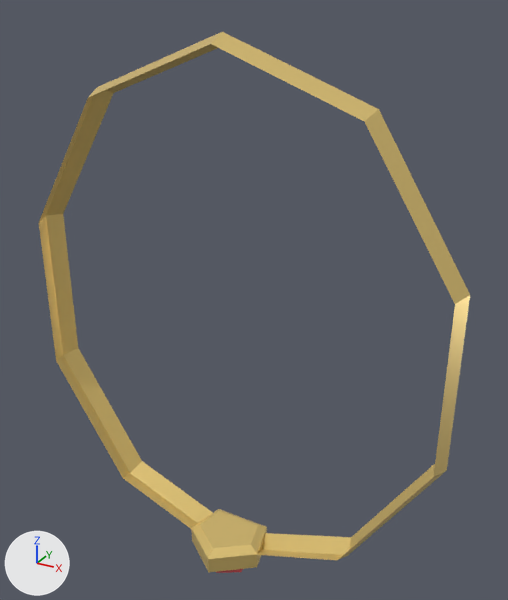
A saved change to the glTF model client/public/models/armour/helm_circlet.glb.
The view is the same before and after, from a 50 mm lens placed at (0.609, -3.745, 0.646), pointed at (0.031, -2.694, 0.121). Lighting does not change. The marker at lower left points along +X, +Y and +Z. The picture after the commit comes second. Vertices at exactly the same position are counted once.

The first picture shows 'Head'.
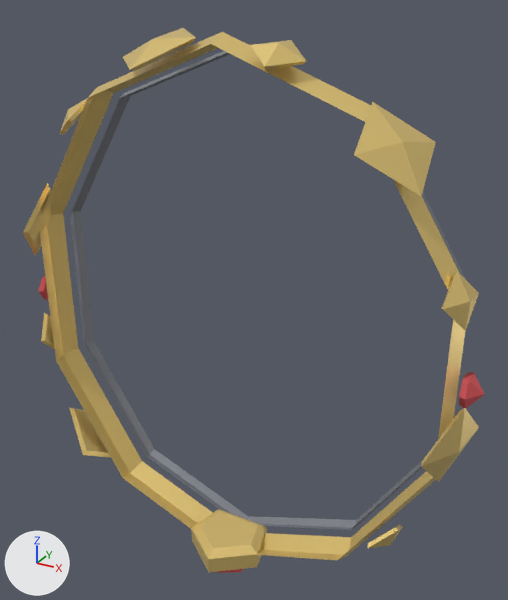
What differs and where, as boxes [x1, y1, x2, y2] in the pictures (508 x 600 px):
'Head', reshaped (7% wider)
    before: [39, 32, 470, 573]
    after: [23, 28, 485, 573]
part 1 of me_head_003, added
    after: [459, 372, 485, 408]
part 2 of me_head_003, added
    after: [38, 276, 48, 300]
part 3 of me_head_003, added
    after: [23, 28, 479, 548]

Diff of the bpy script that builds the scene:
```diff
--- a/client/public/models/armour/helm_circlet.glb.py
+++ b/client/public/models/armour/helm_circlet.glb.py
@@ mat_darksteel @@
+mat_darksteel = bpy.data.materials.new('DarkSteel')
+# nodes: BsdfPrincipled, Mix, OutputMaterial, VertexColor
+# colours: grey #90959e, mixed with the vertex colours
@@ me_head_003 @@
 # used by ob_head; location = (0.0, 0.0, 0.0)
-me_head_003.from_pydata(...)  # 63 vertices, 98 faces; spans x -0.425..0.425, y -2.83..-2.69, z -0.507..0.588
+me_head_003.from_pydata(...)  # 209 vertices, 322 faces; spans x -0.467..0.467, y -2.838..-2.664, z -0.507..0.59
+# me_head_003 part 1: the loose piece of 13 vertices spanning x -0.045..0.045, y -2.802..-2.698, z -0.507..-0.447 is copied, and the copy is turned -90 degrees about the y axis through its middle and scaled by 0.577, then moved by (0.45, 0.01, 0.547); it spans x 0.433..0.467, y -2.77..-2.71, z 0.044..0.096
+# me_head_003 part 2: the loose piece of 13 vertices spanning x -0.045..0.045, y -2.802..-2.698, z -0.507..-0.447 is copied, and the copy is multiplied about its middle by the matrix ((0.0, 0.0, 0.577), (0.0, -0.577, 0.0), (0.577, 0.0, 0.0)), then moved by (-0.45, 0.01, 0.547); it spans x -0.467..-0.433, y -2.77..-2.71, z 0.044..0.096
+# me_head_003 part 3
+# 120 vertices are added at x -0.447..0.458, y -2.838..-2.664, z -0.428..0.59
+# 140 new faces join them, mat_gold
+# 40 new faces join them, mat_darksteel
 me_head_003.materials.append(mat_gold)
 me_head_003.materials.append(mat_red)
+me_head_003.materials.append(mat_darksteel)
```
